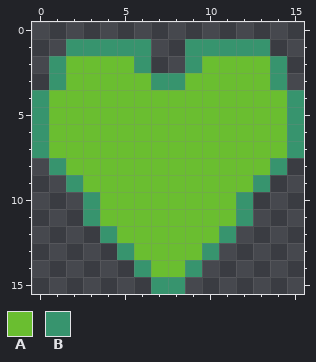
Two versions of one pixel-art file, img/hp-icons/fortify.aseprite. The picture above was drawn from the file before the commit.
16x16 pixels, 1 frame.
Palette (. is transparent): A #6abe30  B #37946e
Pixels before, first column x 0:
 1 ..BBBBB..BBBBB..
 2 .BAAAAB..BAAAAB.
 3 .BAAAAABBAAAAAB.
 4 BAAAAAAAAAAAAAAB
 5 BAAAAAAAAAAAAAAB
 6 BAAAAAAAAAAAAAAB
 7 BAAAAAAAAAAAAAAB
 8 .BAAAAAAAAAAAAB.
 9 ..BAAAAAAAAAAB..
10 ...BAAAAAAAAB...
11 ...BAAAAAAAAB...
12 ....BAAAAAAB....
13 .....BAAAAB.....
14 ......BAAB......
15 .......BB.......
The same view after the edit:
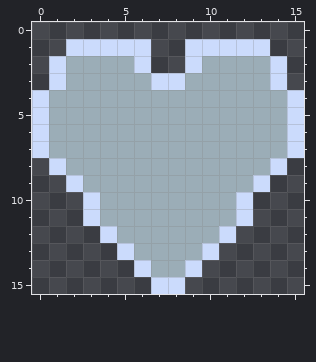
From old to new:
colour A: #6abe30 -> #9badb7
colour B: #37946e -> #cbdbfc
Boxes around the changes in both pictures, in picture pixels (x1, y1, x2, y2):
changed: (32, 39, 304, 294)
